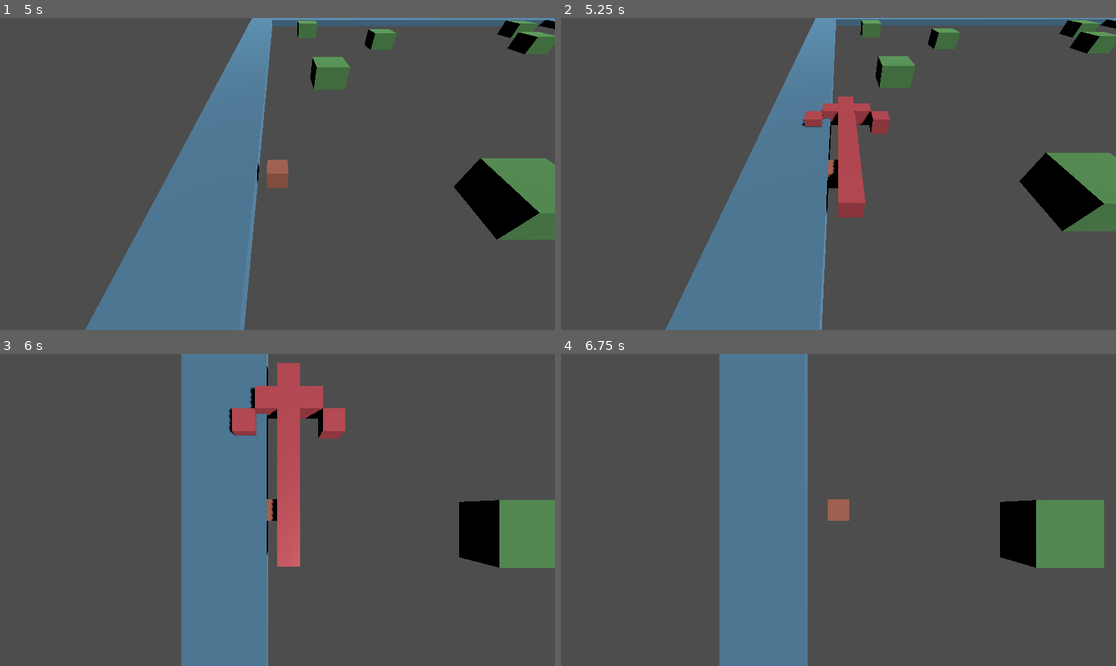
Above: before the commit, frames 1-4 (two rows, left to right).
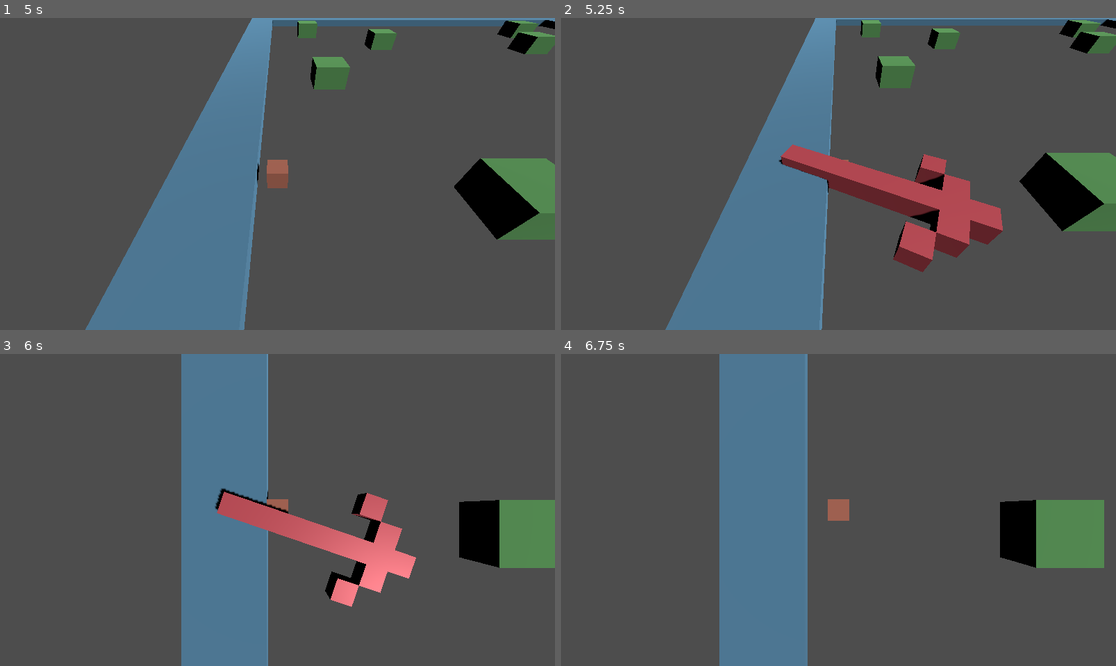
Above: after the commit, the same moments.

Repository: YeeClaw/gravitygame
Game: Godot game, scene res://scenes/main.tscn
The game is run twice, just before and just after one commit, with the same random seed, the same clock (stepped at 60 frames per second) and the same inputs.
Inputs (mouse positions are in pixels of both pictures, inside the frame that each line leads up to):
- Up to frame 1 (5 s): move the mouse to (399, 158) at 0.52 s; hold D (actor_right) 0.53-1.28 s; tap Space (actor_release) at 0.6, 2.1, 3.6 s; move the mouse to (166, 189) at 1.27 s; hold S (actor_down) 1.28-2.03 s; tap T (toggle_perspective) at 1.35, 2.85, 4.35 s; move the mouse to (333, 105) at 2.02 s; hold D (actor_right) 2.03-2.78 s; move the mouse to (249, 236) at 2.77 s; hold W (actor_up) 2.78-3.53 s; move the mouse to (444, 220) at 3.52 s; hold A (actor_left) from 3.53 s (still down); move the mouse to (111, 127) at 4.27 s
- Up to frame 2 (5.25 s): move the mouse to (866, 174) at 5.02 s; release A (actor_left) at 5.03 s; hold S (actor_down) from 5.03 s (still down); tap Space (actor_release) at 5.1 s
- Up to frame 3 (6 s): tap Enter at 5.75 s; move the mouse to (194, 432) at 5.77 s; release S (actor_down) at 5.78 s; hold D (actor_right) from 5.78 s (still down); tap T (toggle_perspective) at 5.85 s
- Up to frame 4 (6.75 s): tap Space (actor_release) at 6.5, 6.6 s; move the mouse to (960, 494) at 6.52 s; release D (actor_right) at 6.53 s; hold W (actor_up) from 6.53 s (still down)

Frame 1 is identical in both runs. In frame 2, 7.8% of the frame differs, in the area x 39-80%, y 25-82%; in frame 3, 8.4%, in the area x 38-75%, y 2-82%; in frame 4, nothing differs.

Commit message:
TG-7 Fix direction_indicator script link

Diff:
--- a/scenes/character.tscn
+++ b/scenes/character.tscn
@@ -1,10 +1,11 @@
-[gd_scene load_steps=9 format=3 uid="uid://brgs56fwbqqrl"]
+[gd_scene load_steps=10 format=3 uid="uid://brgs56fwbqqrl"]
 
 [ext_resource type="Script" path="res://scripts/character.gd" id="1_xje8w"]
 [ext_resource type="Script" path="res://scripts/nodes/StateMachine.gd" id="2_pmby7"]
 [ext_resource type="Script" path="res://scripts/states/floating.gd" id="3_0evvi"]
 [ext_resource type="Script" path="res://scripts/states/grabbing_wall.gd" id="4_6g4pv"]
 [ext_resource type="PackedScene" uid="uid://c1llnrlyyi0kq" path="res://scenes/direction_indicator.tscn" id="5_crudb"]
+[ext_resource type="Script" path="res://scripts/direction_indicator.gd" id="6_83ek6"]
 
 [sub_resource type="BoxShape3D" id="BoxShape3D_n8xm5"]
 
@@ -40,3 +41,4 @@
 transform = Transform3D(1, 0, 0, 0, 0.707107, 0.707107, 0, -0.707107, 0.707107, 0, 7.1, 7.1)
 
 [node name="DirectionIndicator" parent="." instance=ExtResource("5_crudb")]
+script = ExtResource("6_83ek6")
--- a/scripts/direction_indicator.gd
+++ b/scripts/direction_indicator.gd
@@ -7,7 +7,7 @@
 
 func _process(_delta):
     #Tells the direction indicator to look at the cursor
-    var flat_mouse_position: Vector2 = get_viewport().get_global_mouse_position()
+    var flat_mouse_position: Vector2 = get_viewport().get_mouse_position()
     var thiccc_mouse_position := Vector3(flat_mouse_position.x, 0, flat_mouse_position.y)
     print(thiccc_mouse_position)
     look_at(thiccc_mouse_position)
Not shown: 1 places in scenes/direction_indicator.tscn that only renumber resources
